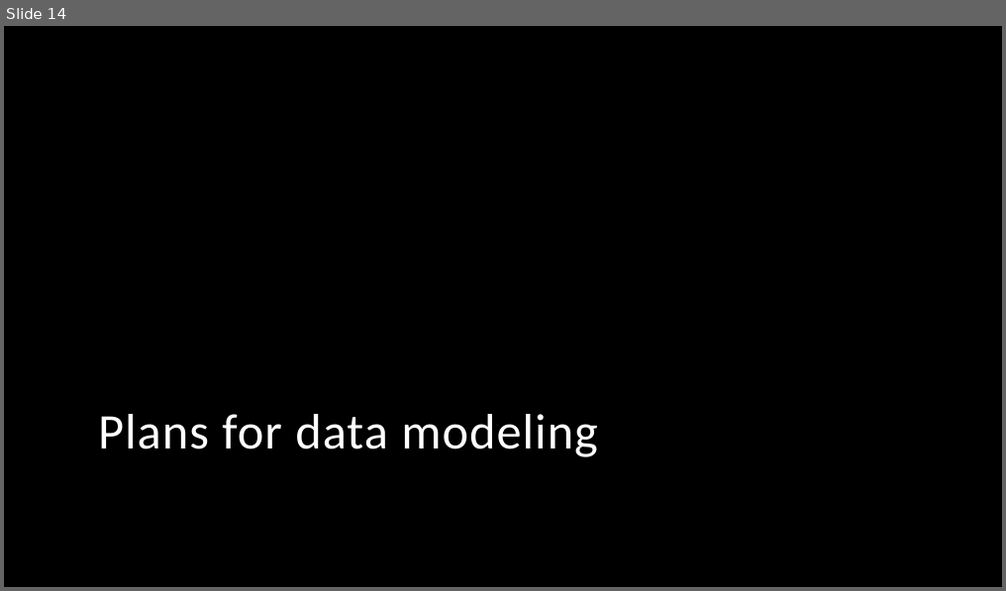
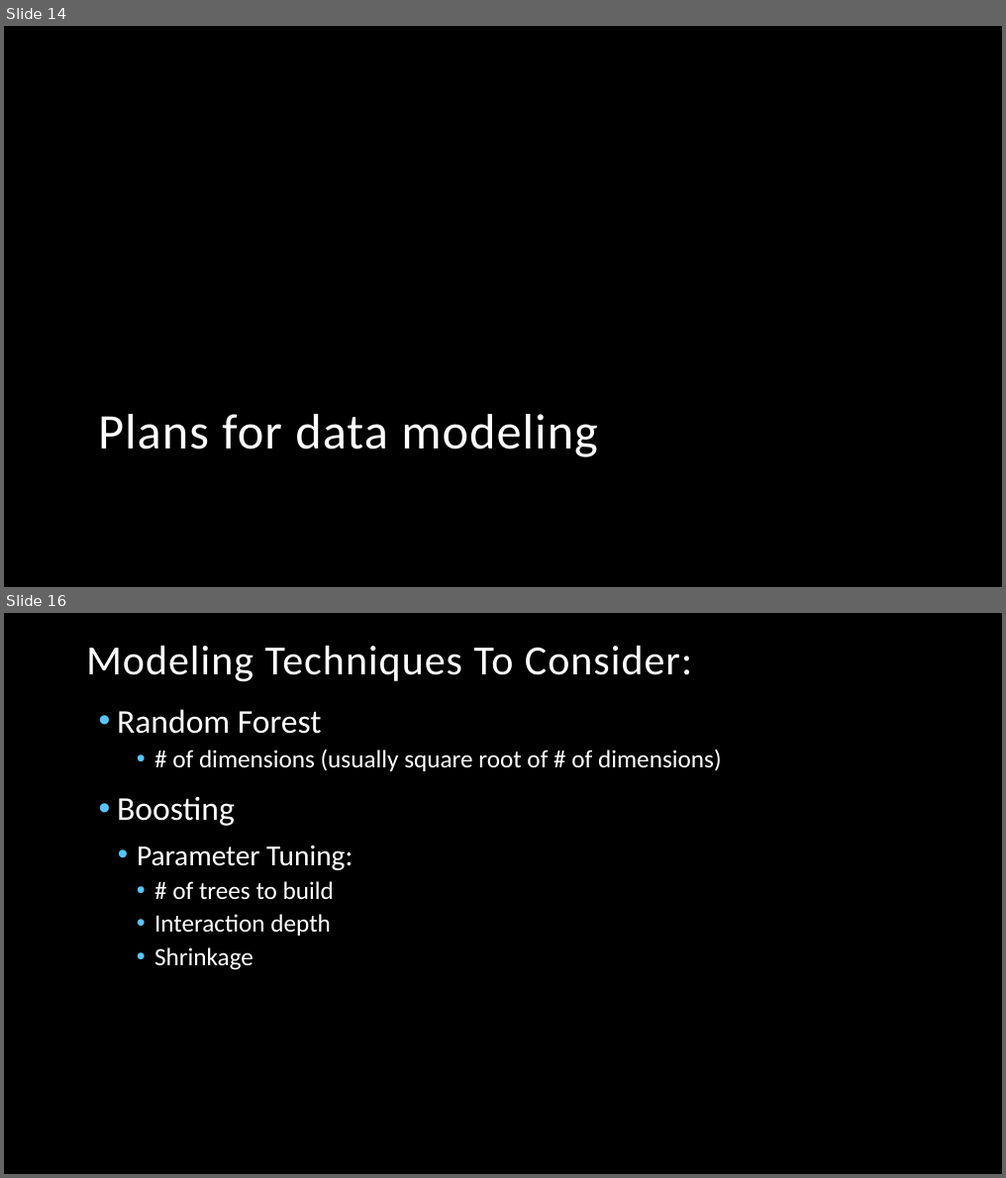
Before and after one commit to Nashavi/Rossman-Sales-Predition, a slide deck: Rossman Project.pptx. Shown one above the other, each under a label of ours: slide 14 before the commit, slides 14 and 16 after it; the slides between them are not shown. The pictures are 1006x591 and 1006x1178 pixels, drawn with LibreOffice and Linux fonts; fonts in the diff are those of the drawing; background and template pictures are left out. Boxes give left, top, right and bottom in pixels: in the first picture for what was removed or moved away, otherwise in the second. Text is boxed around its words. In the diff, an @@ line names an element or a change of style, - is before the commit and + after.

```diff
--- a/Rossman Project.pptx
+++ b/Rossman Project.pptx
@@ slide 16 added at box(4, 613, 1002, 1174), background picture (left out) @@
@@ title added at box(86, 646, 692, 682), 40 pt, text #FFFFFF @@
+Modeling Techniques To Consider:
@@ text added at box(117, 709, 722, 970), 24 pt, text #FFFFFF @@
+• Random Forest
+    • # of dimensions (usually square root of # of dimensions)
+• Boosting
+  • Parameter Tuning:
+    • # of trees to build
+    • Interaction depth
+    • Shrinkage
```
Also in this commit, not shown: 4 slides changed, 1 other slide added, 1 slide removed.
